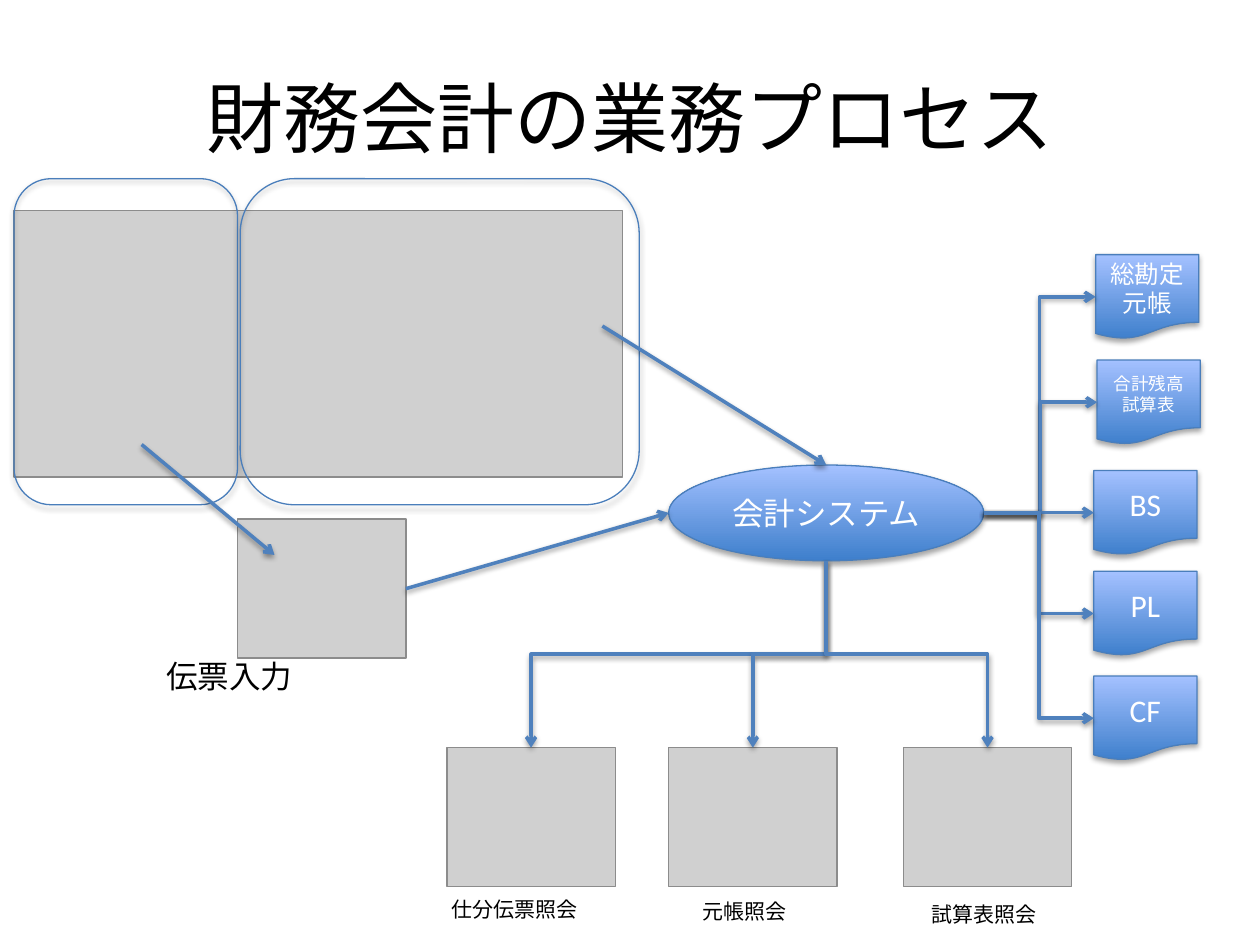
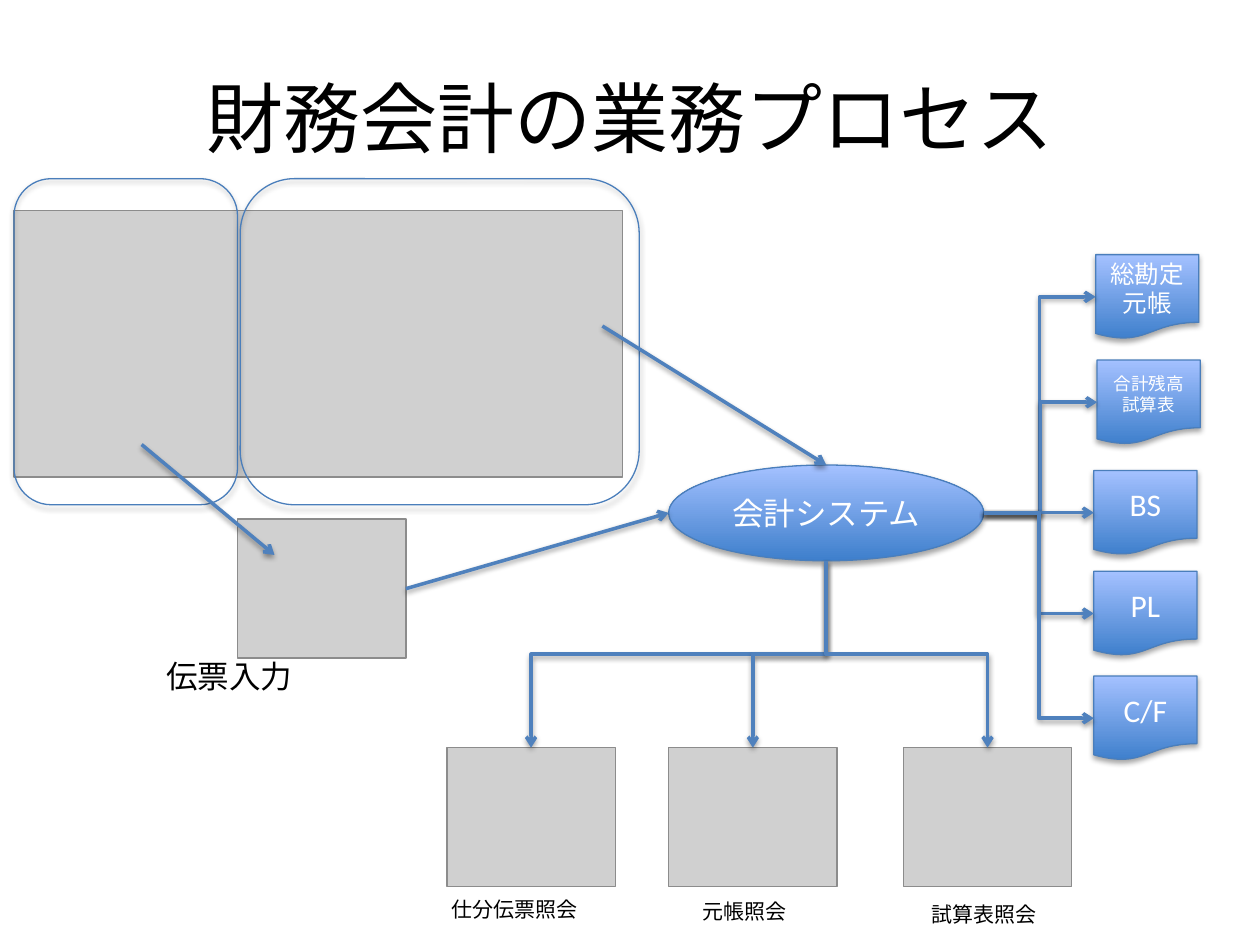
Before and after one commit to k2works/rails_accounting, a slide deck: slide 7 of ppt/プレゼン資料.pptx (slide 5 before the commit). Drawn at 1260x945 pixels with LibreOffice and Linux fonts; fonts in the diff are those of the drawing; grey boxes stand for pictures. Boxes give left, top, right and bottom in pixels: in the first picture for what was removed or moved away, otherwise in the second. Text is boxed around its words. In the diff, an @@ line names an element or a change of style, - is before the commit and + after.

```diff
--- a/ppt/プレゼン資料.pptx
+++ b/ppt/プレゼン資料.pptx
@@ text in flow chart document at bbox=[1124, 700, 1167, 723]: text changed @@
-CF
+C/F
```
Also in this commit, not shown: 6 other slides changed, 7 slides added, 9 other files.
